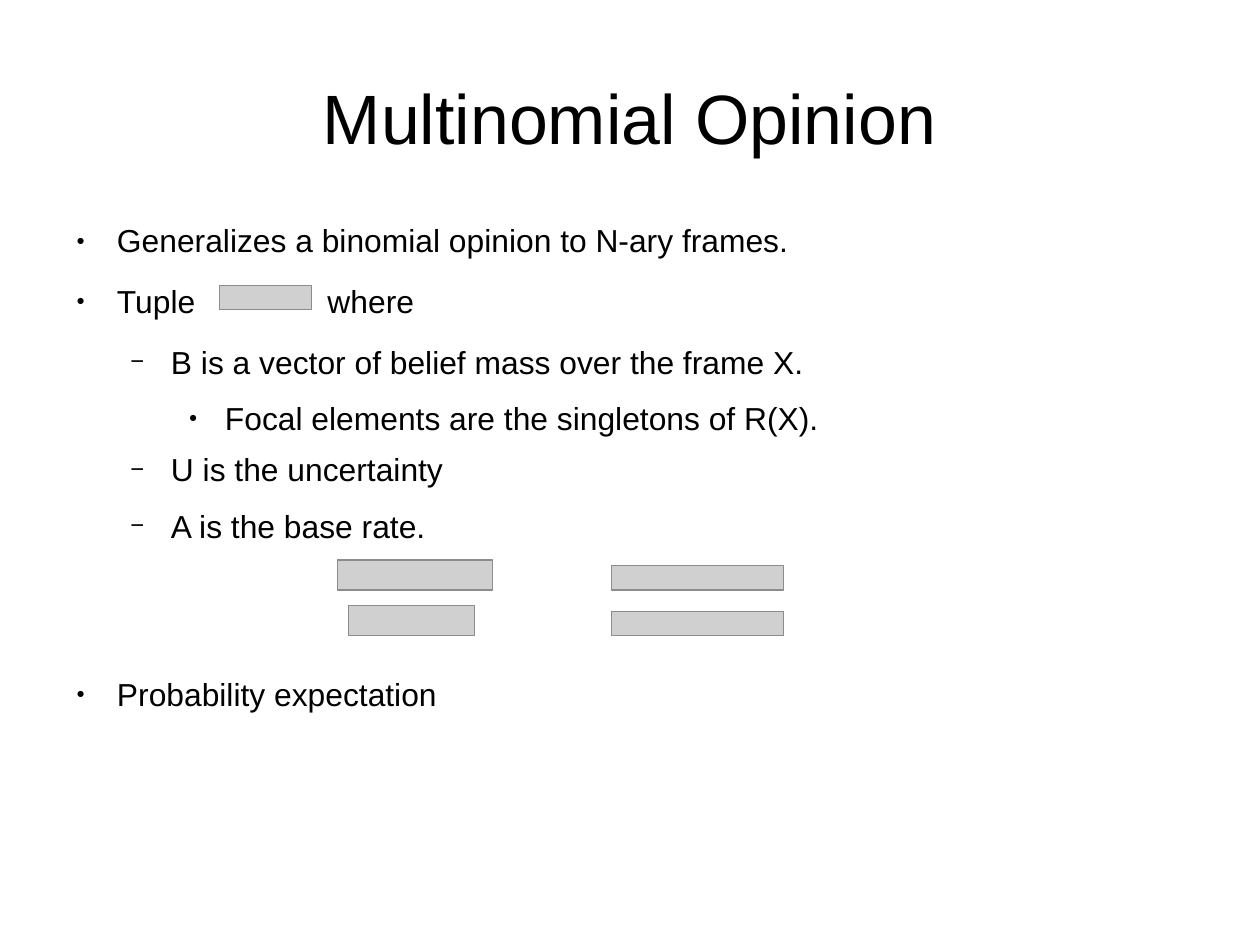
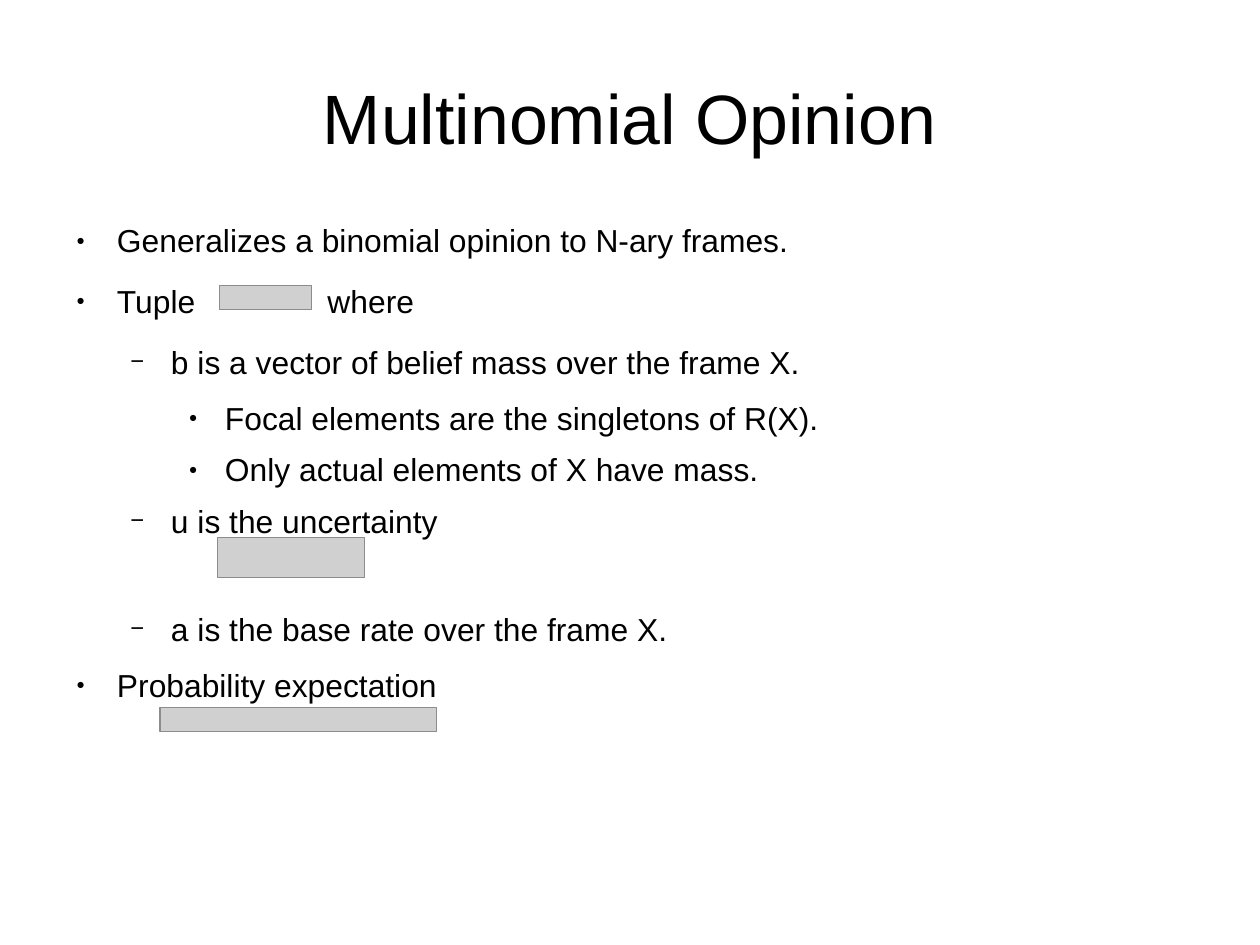
Before and after one commit to bstamour/SLHS, a slide deck: slide 17 of docs/proposal-from-bob.odp. Drawn at 1260x945 pixels with LibreOffice and Linux fonts; fonts in the diff are those of the drawing; grey boxes stand for pictures. Boxes give left, top, right and bottom in pixels: in the first picture for what was removed or moved away, otherwise in the second. Text is boxed around its words. In the diff, an @@ line names an element or a change of style, - is before the commit and + after.

Commit message:
multinomials

```diff
--- a/docs/proposal-from-bob.odp
+++ b/docs/proposal-from-bob.odp
@@ text at [171,351,799,375]: text changed @@
-  − B is a vector of belief mass over the frame X.
+  − b is a vector of belief mass over the frame X.
@@ text at [171,458,758,642]: text changed @@
-  − U is the uncertainty
-  − A is the base rate.
+    ● Only actual elements of X have mass.
+  − u is the uncertainty
+  − a is the base rate over the frame X.
@@ picture: place and size @@
-picture at [349,606,475,636]
+picture at [217,537,365,577]
@@ picture removed at [612,566,783,590] @@
@@ picture removed at [612,612,783,636] @@
@@ picture: place and size @@
-picture at [337,560,492,590]
+picture at [160,708,437,732]
```
Also in this commit, not shown: 2 other slides changed, 2 slides added, 1 slide removed.
